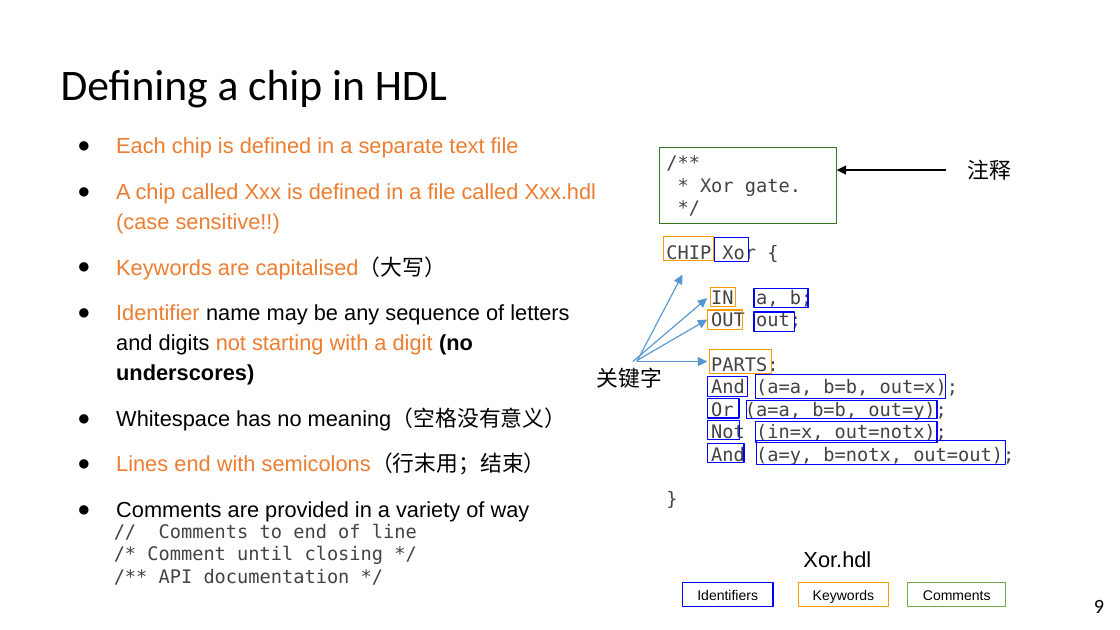
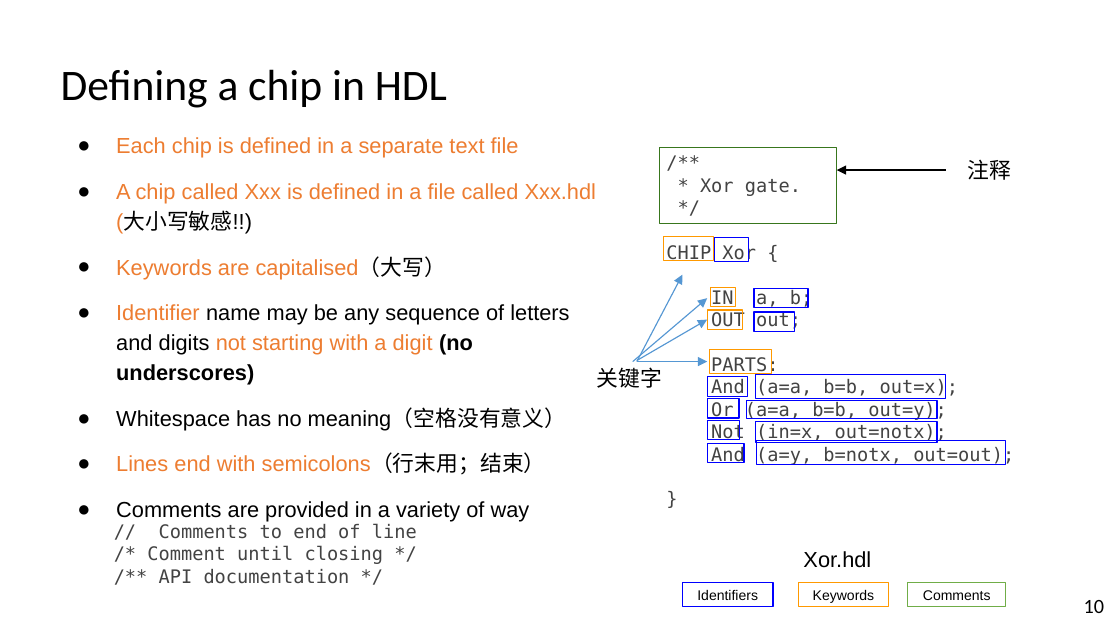
Before and after one commit to vcboy1/Leeds, a slide deck: slide 10 of 26fall/1860/Lecture/Week1.5/Lab 1.5.1 HDL & CAD Intro LAB 1.pptx (slide 9 before the commit). Drawn at 1120x630 pixels with LibreOffice and Linux fonts; fonts in the diff are those of the drawing; background and template pictures are left out. Boxes give left, top, right and bottom in pixels: in the first picture for what was removed or moved away, otherwise in the second. Text is boxed around its words. In the diff, an @@ line names an element or a change of style, - is before the commit and + after.

```diff
--- a/26fall/1860/Lecture/Week1.5/Lab 1.5.1 HDL & CAD Intro LAB 1.pptx
+++ b/26fall/1860/Lecture/Week1.5/Lab 1.5.1 HDL & CAD Intro LAB 1.pptx
@@ text at [116, 183, 596, 234]: text changed @@
-● A chip called Xxx is defined in a file called Xxx.hdl (case sensitive!!)
+● A chip called Xxx is defined in a file called Xxx.hdl (大小写敏感!!)
@@ page number at [1084, 600, 1104, 613]: text changed @@
-9
+10
```
Also in this commit, not shown: 4 other slides changed, 3 slides added, 20 other files.
